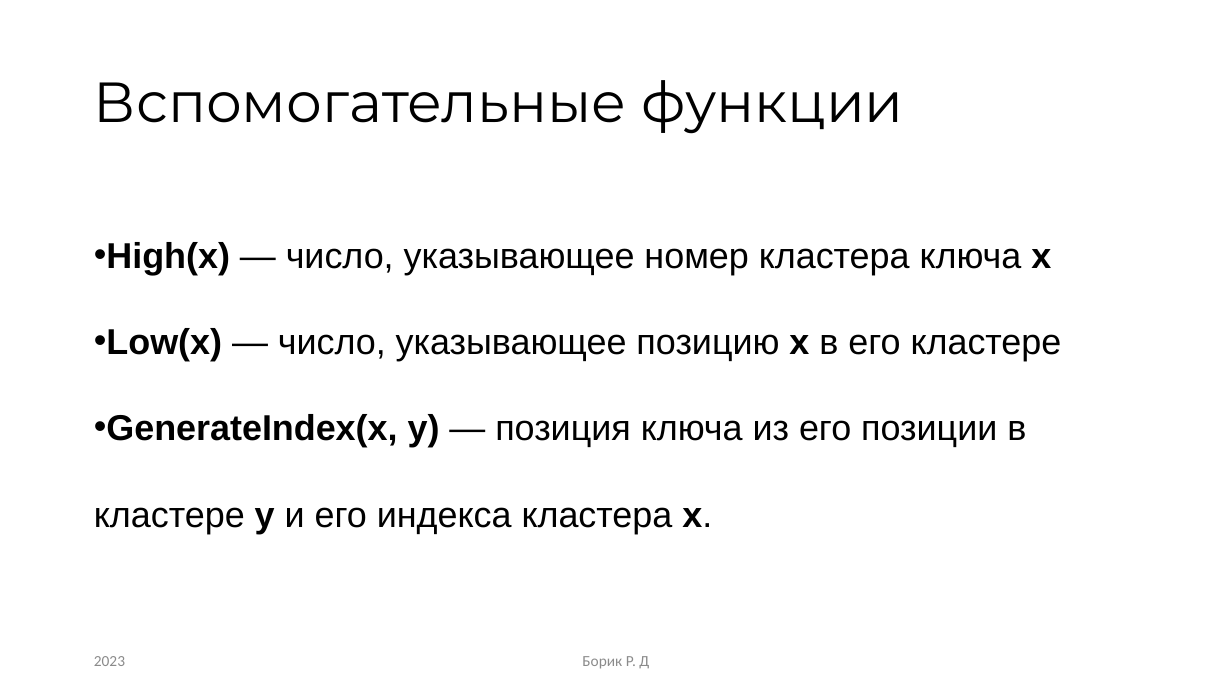
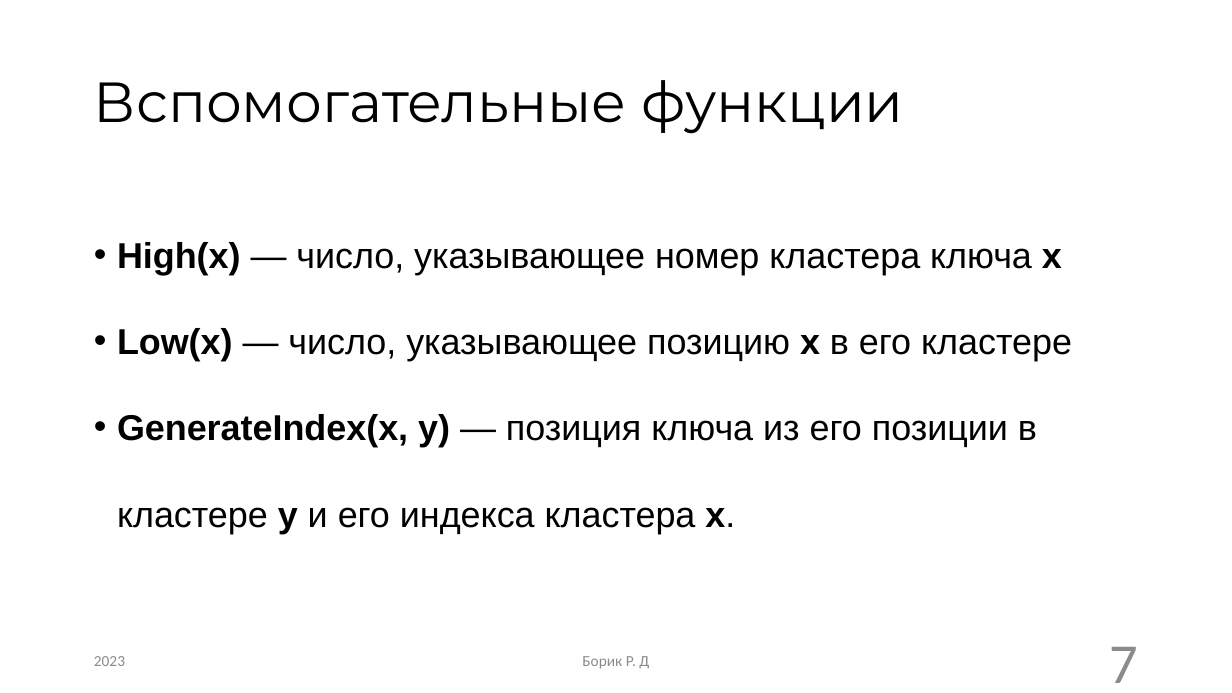
Before and after one commit to RandomServant/Van-Emde-Boas-tree, a slide deck: slide 7 of Presentation van Emde Boas tree.pptx. Drawn at 1232x693 pixels with LibreOffice and Linux fonts; fonts in the diff are those of the drawing. Boxes give left, top, right and bottom in pixels: in the first picture for what was removed or moved away, otherwise in the second. Text is boxed around its words. In the diff, an @@ line names an element or a change of style, - is before the commit and + after.

```diff
--- a/Presentation van Emde Boas tree.pptx
+++ b/Presentation van Emde Boas tree.pptx
@@ text "High(x) — число, указывающее номер ..." at [117, 242, 1072, 534]: indent changed @@
@@ page number added at [1109, 647, 1138, 683], 44 pt, text #8C8C8C @@
+7
```
Also in this commit, not shown: 15 other slides changed, 1 slide added, 5 slides removed.
